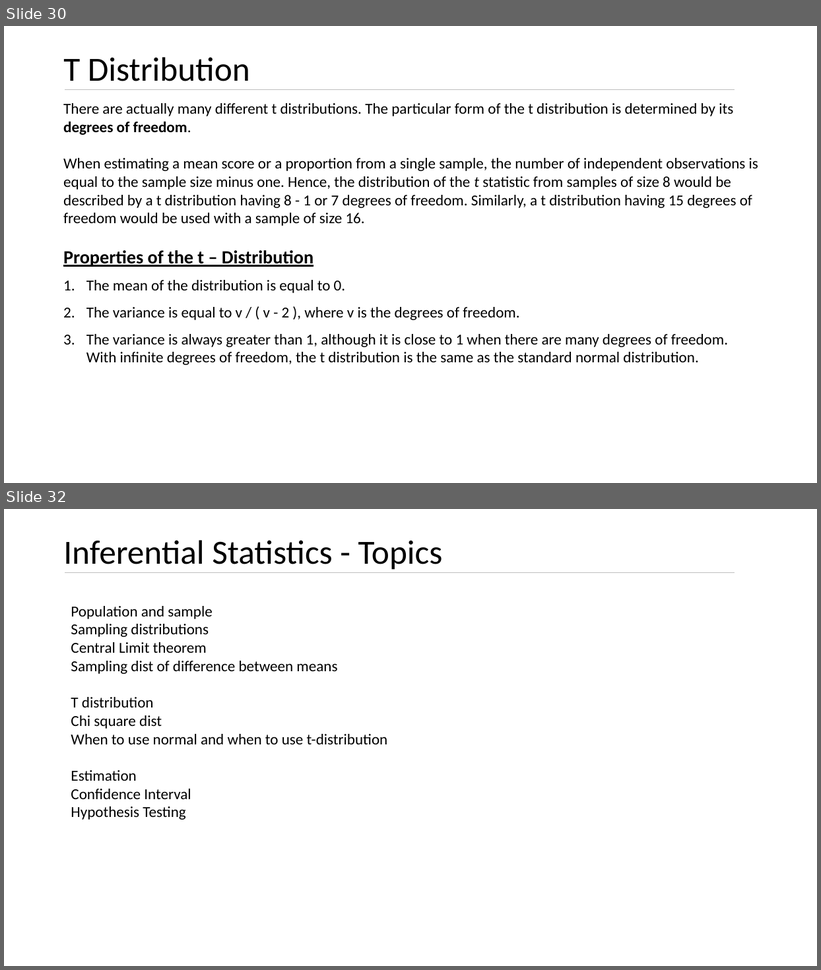
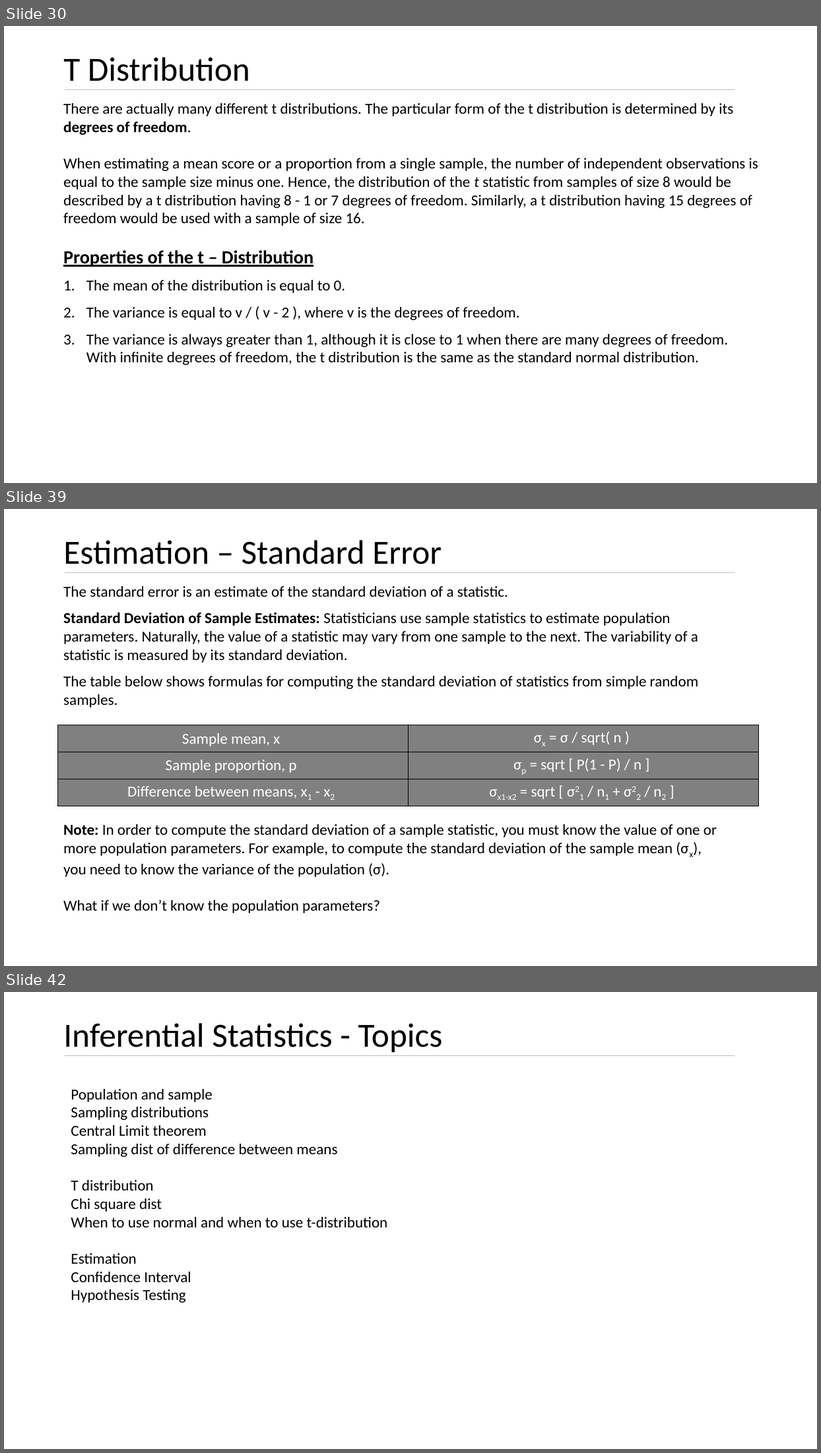
Before and after one commit to kushkul/Intro-to-Analytics, a slide deck: Statistics/Lesson 7 Inferential Statistics.pptx. Shown one above the other, each under a label of ours: slides 30 and 32 before the commit, slides 30, 39 and 42 after it; the slides between them are not shown. The pictures are 821x970 and 821x1453 pixels, drawn with LibreOffice and Linux fonts; fonts in the diff are those of the drawing. Boxes give left, top, right and bottom in pixels: in the first picture for what was removed or moved away, otherwise in the second. Text is boxed around its words. In the diff, an @@ line names an element or a change of style, - is before the commit and + after.

Commit message:
Add Chi square and Estimation

```diff
--- a/Statistics/Lesson 7 Inferential Statistics.pptx
+++ b/Statistics/Lesson 7 Inferential Statistics.pptx
@@ slide 39 added at (x1=4, y1=509, x2=817, y2=966), background #FFFFFF @@
@@ title added at (x1=63, y1=540, x2=442, y2=564), 40 pt, text #000000 @@
+Estimation – Standard Error
@@ text added at (x1=63, y1=586, x2=699, y2=708), 18 pt, text #000000 @@
+The standard error is an estimate of the standard deviation of a statistic.
+Standard Deviation of Sample Estimates: Statisticians use sample statistics to estimate population parameters. Naturally, the value of a statistic may vary from one sample to the next. The variability of a statistic is measured by its standard deviation.
+The table below shows formulas for computing the standard deviation of statistics from simple random samples.
@@ line added from (65, 573) to (735, 573), #BFBFBF 0.5 pt @@
@@ table added at (x1=57, y1=725, x2=759, y2=803), 3 rows, 2 columns @@
+Sample mean, x | σx = σ / sqrt( n )
+Sample proportion, p | σp = sqrt [ P(1 - P) / n ]
+Difference between means, x1 - x2 | σx1-x2 = sqrt [ σ21 / n1 + σ22 / n2 ]
@@ text added at (x1=63, y1=824, x2=717, y2=914), 18 pt, text #000000 @@
+Note: In order to compute the standard deviation of a sample statistic, you must know the value of one or more population parameters. For example, to compute the standard deviation of the sample mean (σx), you need to know the variance of the population (σ).
+What if we don’t know the population parameters?
@@ what was slide 32 is now slide 42 @@
```
Also in this commit, not shown: 2 slides changed, 9 other slides added.
